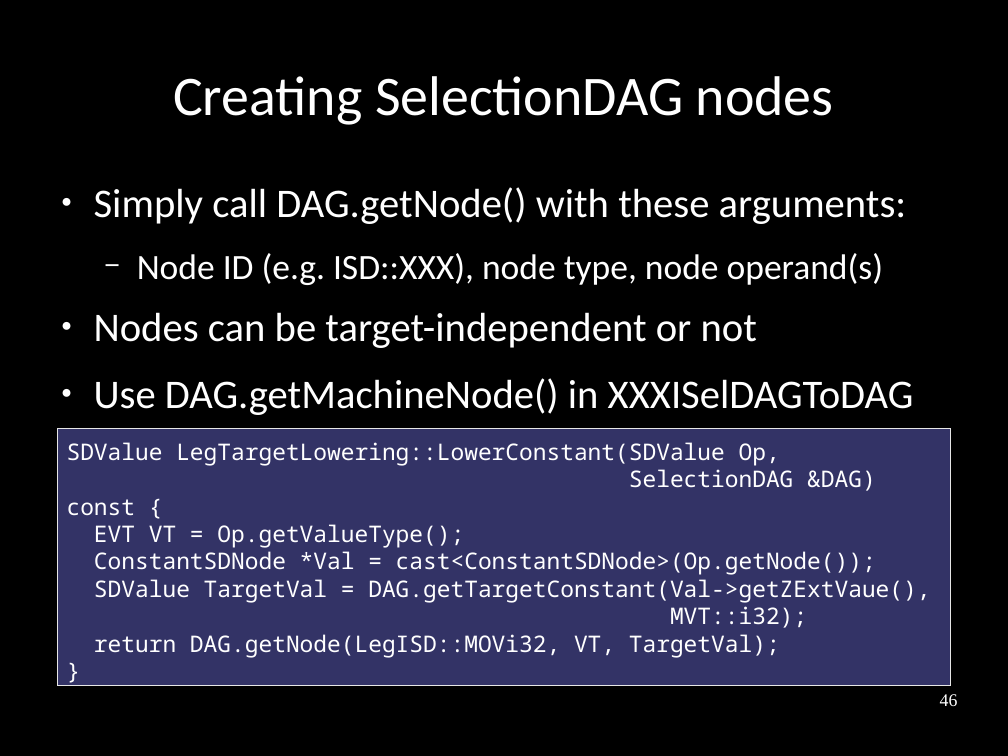
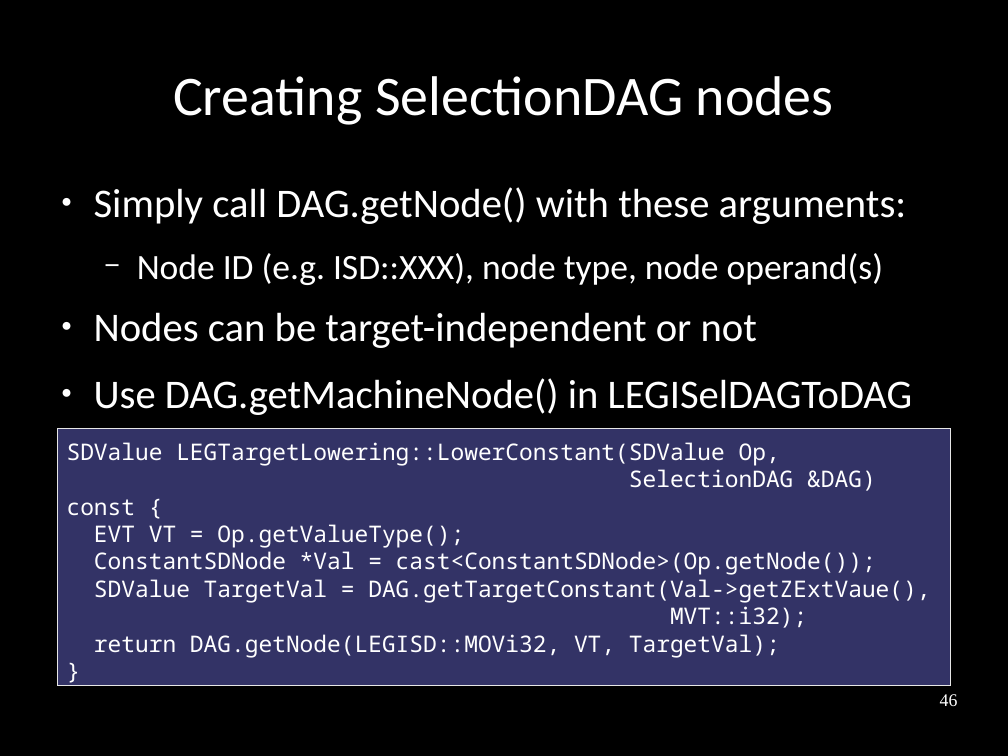
Before and after one commit to frasercrmck/llvm-leg, a slide deck: slide 46 of docs/Codeplay/Slides.odp. Drawn at 1008x756 pixels with LibreOffice and Linux fonts; fonts in the diff are those of the drawing. Boxes give left, top, right and bottom in pixels: in the first picture for what was removed or moved away, otherwise in the second. Text is boxed around its words. In the diff, an @@ line names an element or a change of style, - is before the commit and + after.

```diff
--- a/docs/Codeplay/Slides.odp
+++ b/docs/Codeplay/Slides.odp
@@ text at bbox=[94, 378, 913, 415]: text changed @@
-● Use DAG.getMachineNode() in XXXISelDAGToDAG
+● Use DAG.getMachineNode() in LEGISelDAGToDAG
@@ text in rectangle at bbox=[67, 442, 780, 466]: text changed @@
-SDValue LegTargetLowering::LowerConstant(SDValue Op,
+SDValue LEGTargetLowering::LowerConstant(SDValue Op,
@@ text in rectangle at bbox=[94, 634, 780, 658]: text changed @@
-return DAG.getNode(LegISD::MOVi32, VT, TargetVal);
+return DAG.getNode(LEGISD::MOVi32, VT, TargetVal);
```
Also in this commit, not shown: 30 other slides changed.
